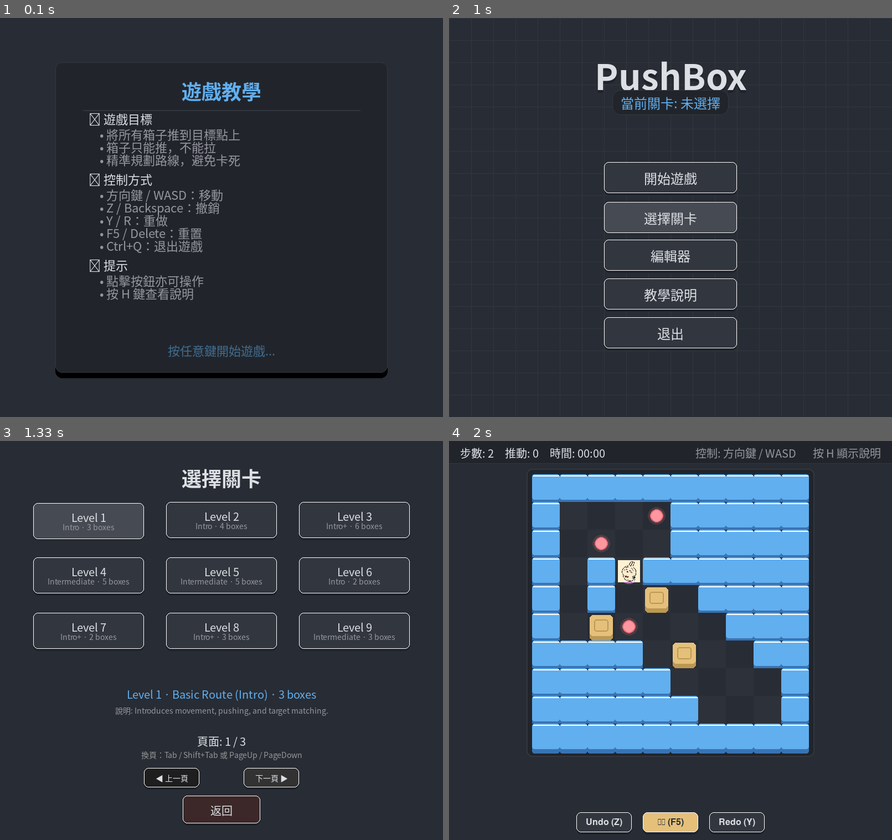
Above: before the commit, frames 1-4 (two rows, left to right).
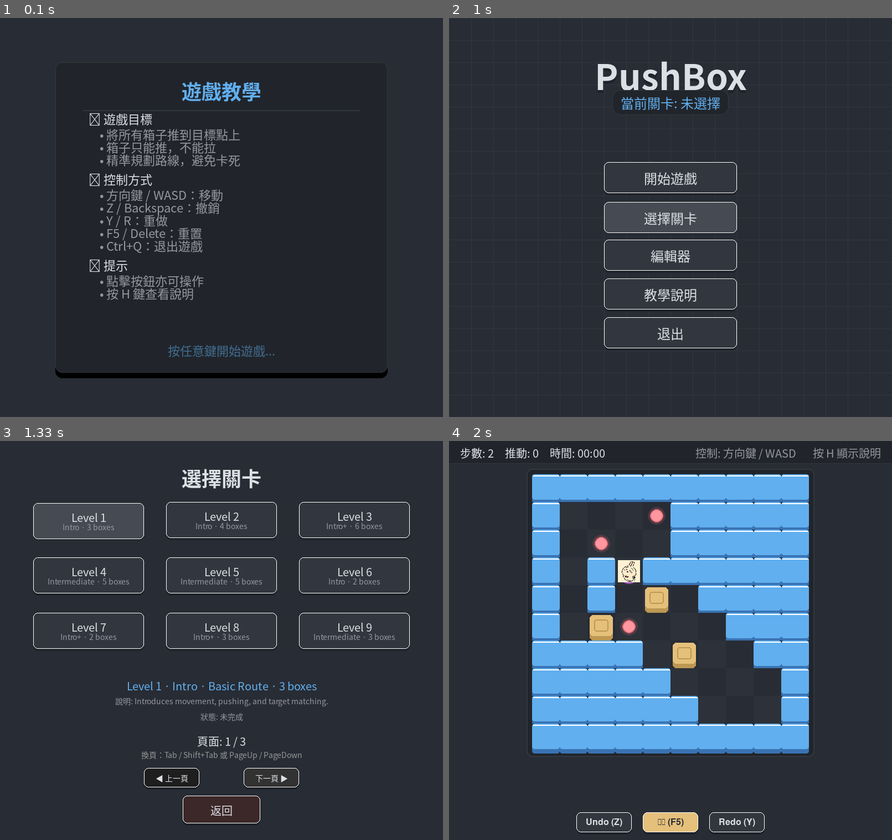
Above: after the commit, the same moments.

Repository: YI-TING-EE13/Pushbox-Pygame
Game: pygame game, started from main.py
Two runs of this game, one before a commit and one after it. Both use one fixed random seed, a clock stepped at 60 frames per second and the inputs below.
Inputs (mouse positions are in pixels of both pictures, inside the frame that each line leads up to):
- Up to frame 1 (0.1 s): no input
- Up to frame 2 (1 s): hold Left 0.33-0.87 s; move the mouse to (661, 265) at 0.37 s; click "選擇關卡" at 0.95 s
- Up to frame 3 (1.33 s): click "Level 1" at 1.28 s
- Up to frame 4 (2 s): type "a" at 1.57 s; type "nn" at 1.67 s; tap Enter at 1.9 s; hold Down from 1.9 s (still down)

Frames 1-2 are identical in both runs. In frame 3, 1.2% of the frame differs, in the area x 26-74%, y 60-71%; in frame 4, nothing differs.

Commit message:
style: polish level selector detail panel

Diff:
--- a/src/pushbox/views/ui_components.py
+++ b/src/pushbox/views/ui_components.py
@@ -748,6 +748,101 @@
             return True
         return False
 
+    def _draw_selected_level_details(
+        self, screen: pygame.Surface, progress: dict
+    ) -> None:
+        """Draw metadata and progress details for the selected level."""
+        if (
+            not (0 <= self.selected_index < len(self.level_buttons))
+            or not self.font
+            or not self.small_font
+        ):
+            return
+
+        _, level_name, is_custom = self.level_buttons[self.selected_index]
+        level_progress = progress.get(level_name, {})
+
+        if not is_custom and level_name in DEFAULT_LEVEL_METADATA:
+            meta = DEFAULT_LEVEL_METADATA[level_name]
+            theme = meta.get("theme", "")
+            diff = meta.get("difficulty", "")
+            boxes = meta.get("boxes", 0)
+            note = meta.get("note", "")
+
+            # Truncate note if too long (max 65 chars for safety)
+            if len(note) > 65:
+                note = note[:62] + "..."
+
+            # Line 1: Basic Info (Name, Difficulty, Theme, Box count)
+            info_text = f"{level_name} · {diff} · {theme} · {boxes} boxes"
+            info_surf = self.font.render(info_text, True, COLORS["text_highlight"])
+            info_rect = info_surf.get_rect(
+                centerx=screen.get_width() // 2,
+                centery=screen.get_height() - 280,
+            )
+            screen.blit(info_surf, info_rect)
+
+            # Line 2: Note Description
+            note_text = f"說明: {note}"
+            note_surf = self.small_font.render(note_text, True, COLORS["text_dim"])
+            note_rect = note_surf.get_rect(
+                centerx=screen.get_width() // 2,
+                centery=screen.get_height() - 252,
+            )
+            screen.blit(note_surf, note_rect)
+
+            # Line 3: Completion status & Best record
+            if level_progress.get("completed"):
+                best_moves = level_progress.get("best_moves", "-")
+                status_text = f"狀態: 已完成 · 最佳: {best_moves} 步"
+                status_color = COLORS["success"]
+            else:
+                status_text = "狀態: 未完成"
+                status_color = COLORS["text_dim"]
+
+            status_surf = self.small_font.render(status_text, True, status_color)
+            status_rect = status_surf.get_rect(
+                centerx=screen.get_width() // 2,
+                centery=screen.get_height() - 224,
+            )
+            screen.blit(status_surf, status_rect)
+
+        else:
+            # Custom level info
+            # Line 1: Custom Level Name
+            info_text = level_name
+            info_surf = self.font.render(info_text, True, COLORS["text_highlight"])
+            info_rect = info_surf.get_rect(
+                centerx=screen.get_width() // 2,
+                centery=screen.get_height() - 270,
+            )
+            screen.blit(info_surf, info_rect)
+
+            # Line 2: Type indicator
+            type_text = "類型: 自訂關卡"
+            type_surf = self.small_font.render(type_text, True, COLORS["text_dim"])
+            type_rect = type_surf.get_rect(
+                centerx=screen.get_width() // 2,
+                centery=screen.get_height() - 242,
+            )
+            screen.blit(type_surf, type_rect)
+
+            # Line 3: Completion status & Best record
+            if level_progress.get("completed"):
+                best_moves = level_progress.get("best_moves", "-")
+                status_text = f"狀態: 已完成 · 最佳: {best_moves} 步"
+                status_color = COLORS["success"]
+            else:
+                status_text = "狀態: 未完成"
+                status_color = COLORS["text_dim"]
+
+            status_surf = self.small_font.render(status_text, True, status_color)
+            status_rect = status_surf.get_rect(
+                centerx=screen.get_width() // 2,
+                centery=screen.get_height() - 214,
+            )
+            screen.blit(status_surf, status_rect)
+
     def draw(self, progress: dict) -> None:
         """Render level selector grids, titles, pagination, and record stars."""
         self.screen.fill(COLORS["background"])
@@ -775,54 +870,7 @@
                 self.screen.blit(star_surf, star_rect)
 
         # Draw selected level details (metadata notes, theme, best moves record)
-        if (
-            0 <= self.selected_index < len(self.level_buttons)
-            and self.font
-            and self.small_font
-        ):
-            _, level_name, is_custom = self.level_buttons[self.selected_index]
-            level_progress = progress.get(level_name, {})
-
-            if not is_custom and level_name in DEFAULT_LEVEL_METADATA:
-                meta = DEFAULT_LEVEL_METADATA[level_name]
-                theme = meta.get("theme", "")
-                diff = meta.get("difficulty", "")
-                boxes = meta.get("boxes", 0)
-                note = meta.get("note", "")
-
-                info_text = f"{level_name} · {theme} ({diff}) · {boxes} boxes"
-                if level_progress.get("completed"):
-                    best_moves = level_progress.get("best_moves", "-")
-                    info_text += f" · ★ 最佳: {best_moves} 步"
-
-                # Render metadata details
-                info_surf = self.font.render(info_text, True, COLORS["text_highlight"])
-                info_rect = info_surf.get_rect(
-                    centerx=self.screen.get_width() // 2,
-                    centery=self.screen.get_height() - 265,
-                )
-                self.screen.blit(info_surf, info_rect)
-
-                note_text = f"說明: {note}"
-                note_surf = self.small_font.render(note_text, True, COLORS["text_dim"])
-                note_rect = note_surf.get_rect(
-                    centerx=self.screen.get_width() // 2,
-                    centery=self.screen.get_height() - 235,
-                )
-                self.screen.blit(note_surf, note_rect)
-            else:
-                # Custom level info
-                info_text = level_name
-                if level_progress.get("completed"):
-                    best_moves = level_progress.get("best_moves", "-")
-                    info_text += f" · ★ 最佳: {best_moves} 步"
-
-                info_surf = self.font.render(info_text, True, COLORS["text_highlight"])
-                info_rect = info_surf.get_rect(
-                    centerx=self.screen.get_width() // 2,
-                    centery=self.screen.get_height() - 250,
-                )
-                self.screen.blit(info_surf, info_rect)
+        self._draw_selected_level_details(self.screen, progress)
 
         for button in self.action_buttons:
             button.draw(self.screen)
Not shown, changed: TESTING.md
